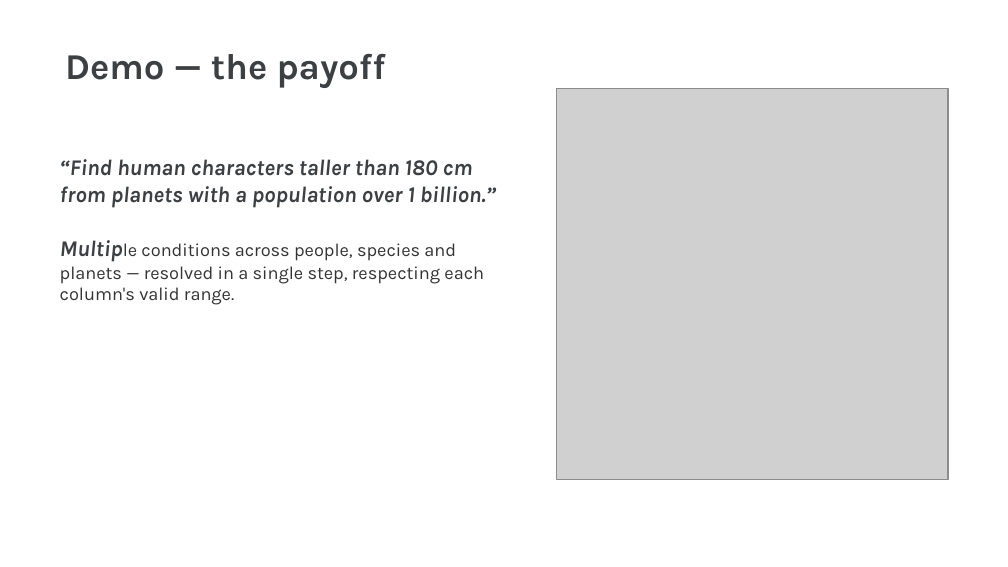
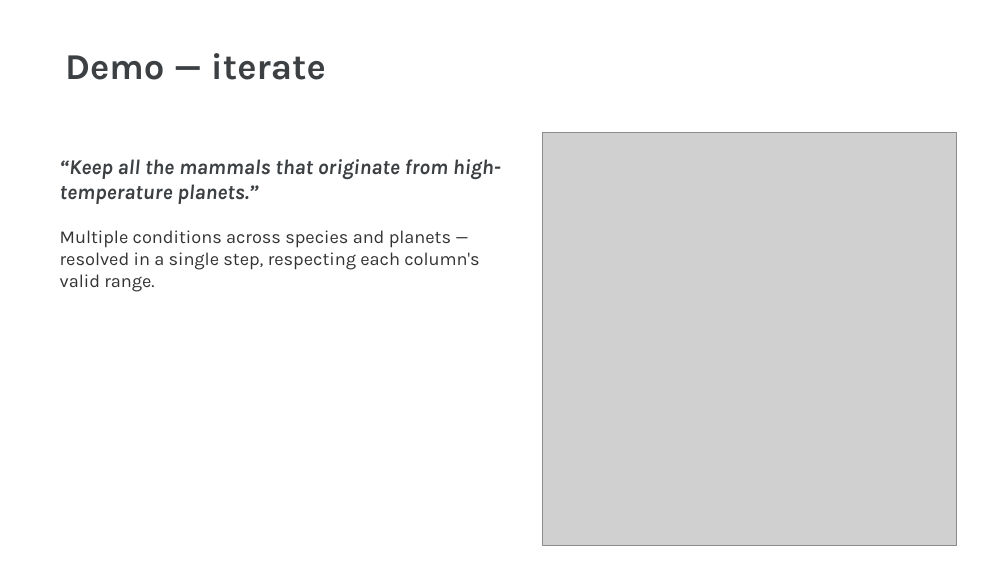
Before and after one commit to r-world-devs/shinyCohortBuilder, a slide deck: slide 5 of tutorials/User!2026.pptx. Drawn at 1008x567 pixels with LibreOffice and Linux fonts; fonts in the diff are those of the drawing; grey boxes stand for pictures. Boxes give left, top, right and bottom in pixels: in the first picture for what was removed or moved away, otherwise in the second. Text is boxed around its words. In the diff, an @@ line names an element or a change of style, - is before the commit and + after.

```diff
--- a/tutorials/User!2026.pptx
+++ b/tutorials/User!2026.pptx
@@ text at <box>65,53,326,80</box>: text changed @@
-Demo — the payoff
+Demo — iterate
@@ picture: place and size @@
-picture at <box>556,88,948,479</box>
+picture at <box>543,132,957,545</box>
@@ text at <box>60,159,501,292</box>: text changed @@
-“Find human characters taller than 180 cm from planets with a population over 1 billion.”
-Multiple conditions across people, species and planets — resolved in a single step, respecting each column's valid range.
+“Keep all the mammals that originate from high-temperature planets.”
+Multiple conditions across species and planets — resolved in a single step, respecting each column's valid range.
```
Also in this commit, not shown: 3 other slides changed, 3 slides added, 1 slide removed, 3 other files.
